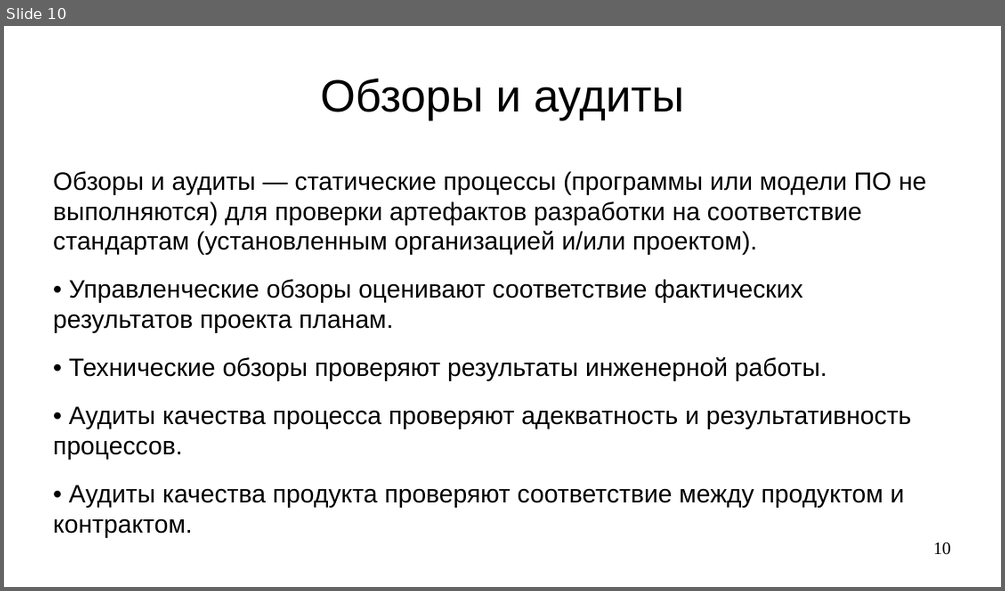
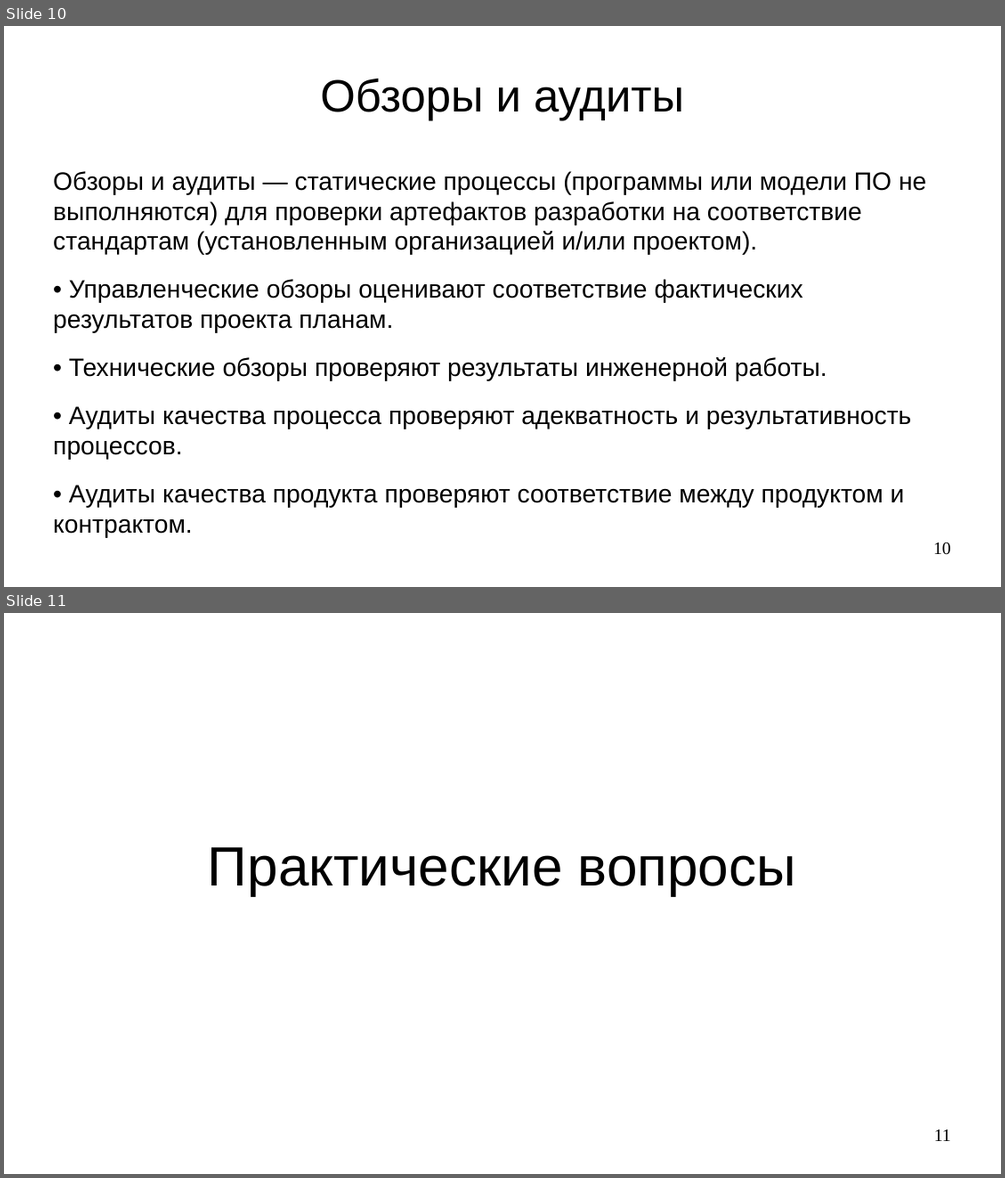
Before and after one commit to steelcraft/stud-lab, a slide deck: Лекции/CASWE01#L5.odp. Shown one above the other, each under a label of ours: slide 10 before the commit, slides 10 and 11 after it. The pictures are 1005x591 and 1005x1178 pixels, drawn with LibreOffice and Linux fonts; fonts in the diff are those of the drawing. Boxes give left, top, right and bottom in pixels: in the first picture for what was removed or moved away, otherwise in the second. Text is boxed around its words. In the diff, an @@ line names an element or a change of style, - is before the commit and + after.

Commit message:
Добавлен раздел "Практические вопросы"

```diff
--- a/Лекции/CASWE01#L5.odp
+++ b/Лекции/CASWE01#L5.odp
@@ slide 11 added at (4, 613, 1001, 1174), background #FFFFFF @@
@@ title added at (208, 847, 796, 895), 44 pt, text #000000 @@
+Практические вопросы
@@ page number added at (934, 1129, 951, 1141), 14 pt, text #000000 @@
+11
```
Also in this commit, not shown: 4 other slides added.
